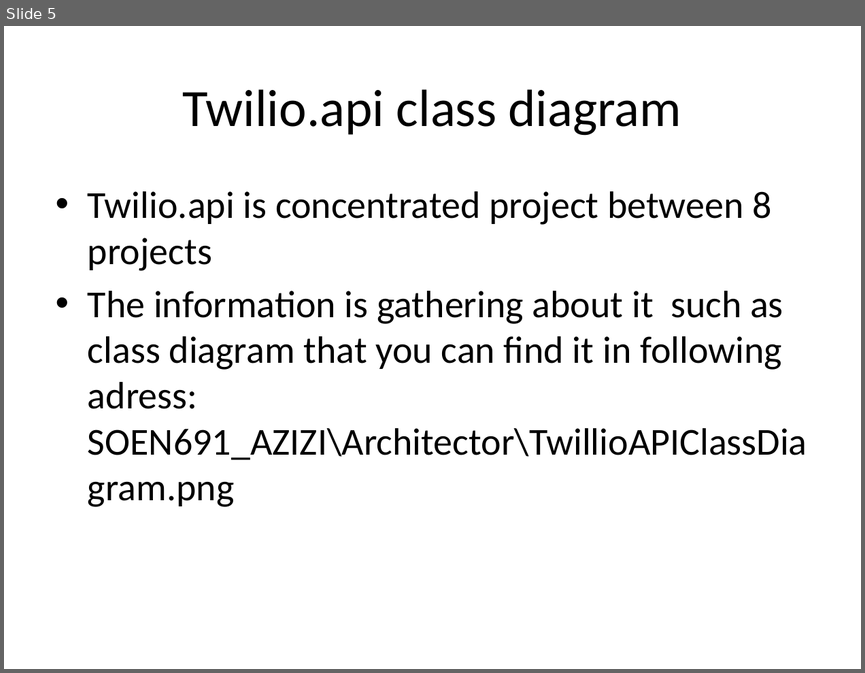
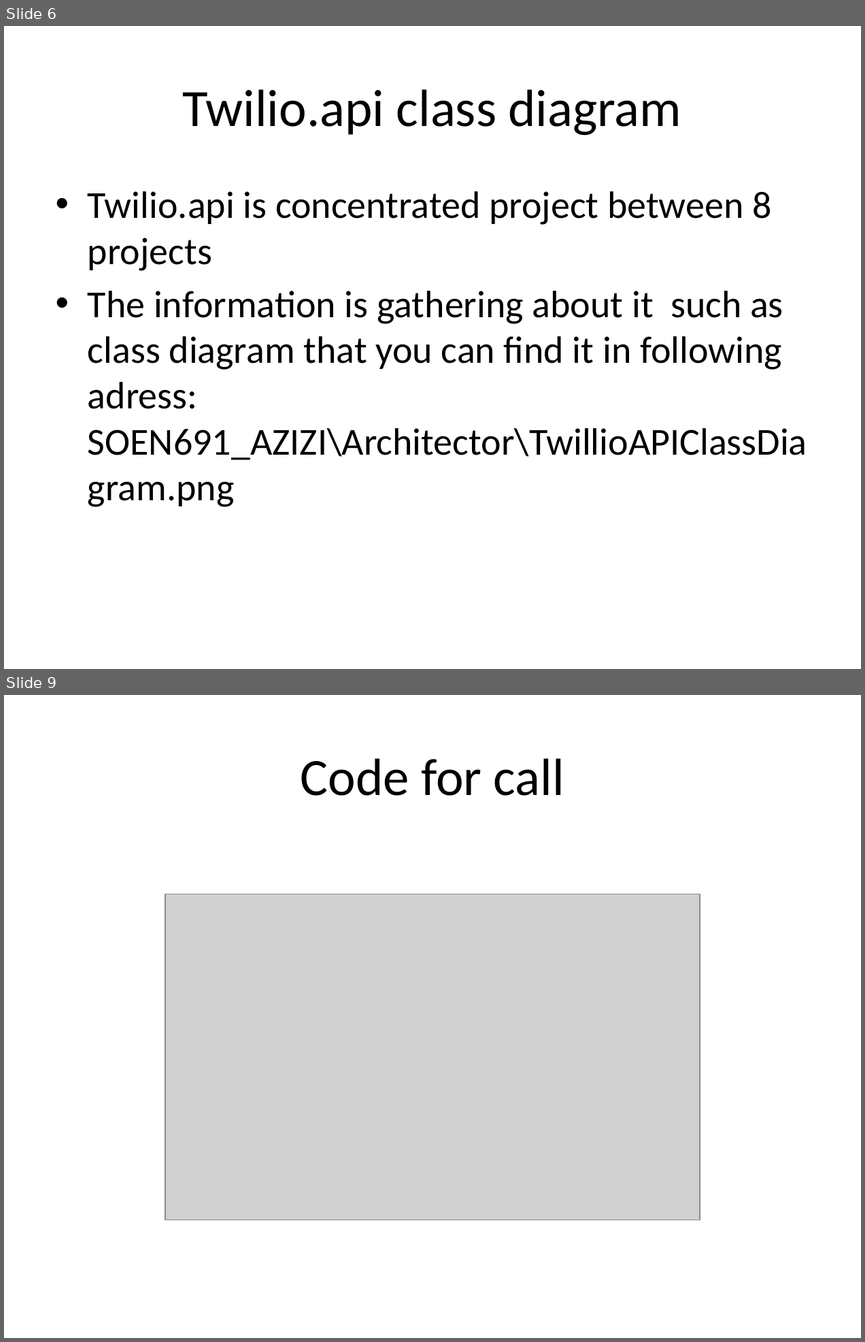
Before and after one commit to manouchehr/SOEN691_AZIZI, a slide deck: Architecture/ReadMe.pptx. Shown one above the other, each under a label of ours: slide 5 before the commit, slides 6 and 9 after it; the slides between them are not shown. The pictures are 865x673 and 865x1342 pixels, drawn with LibreOffice and Linux fonts; fonts in the diff are those of the drawing; grey boxes stand for pictures. Boxes give left, top, right and bottom in pixels: in the first picture for what was removed or moved away, otherwise in the second. Text is boxed around its words. In the diff, an @@ line names an element or a change of style, - is before the commit and + after.

```diff
--- a/Architecture/ReadMe.pptx
+++ b/Architecture/ReadMe.pptx
@@ slide 9 added at bbox=[4, 695, 861, 1338], background #FFFFFF @@
@@ title added at bbox=[300, 758, 564, 796], 44 pt, text #000000 @@
+Code for call
@@ picture added at bbox=[165, 894, 700, 1219] @@
@@ what was slide 5 is now slide 6 @@
```
Also in this commit, not shown: 1 slide changed, 8 other slides added, 1 slide removed, 1 other file.
